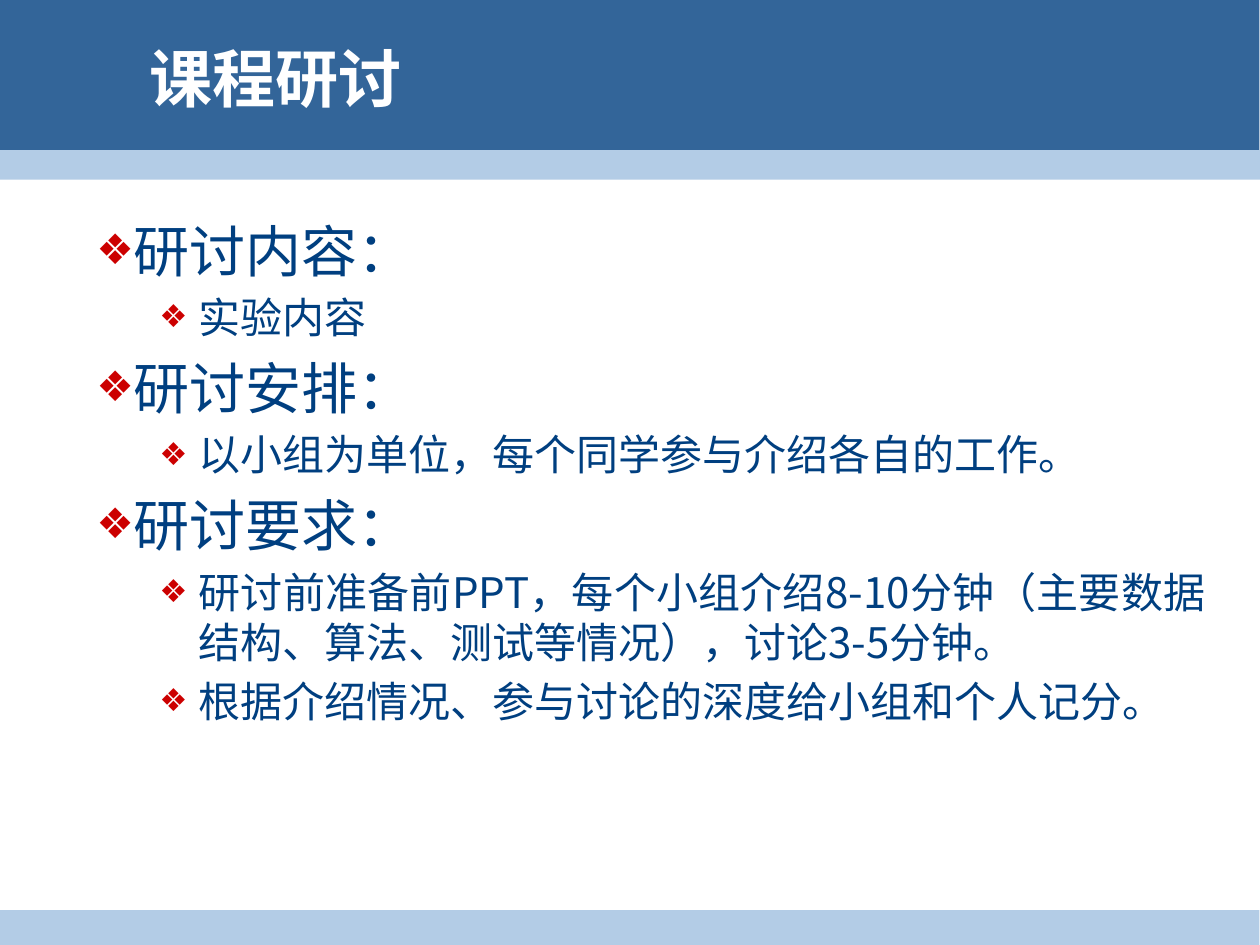
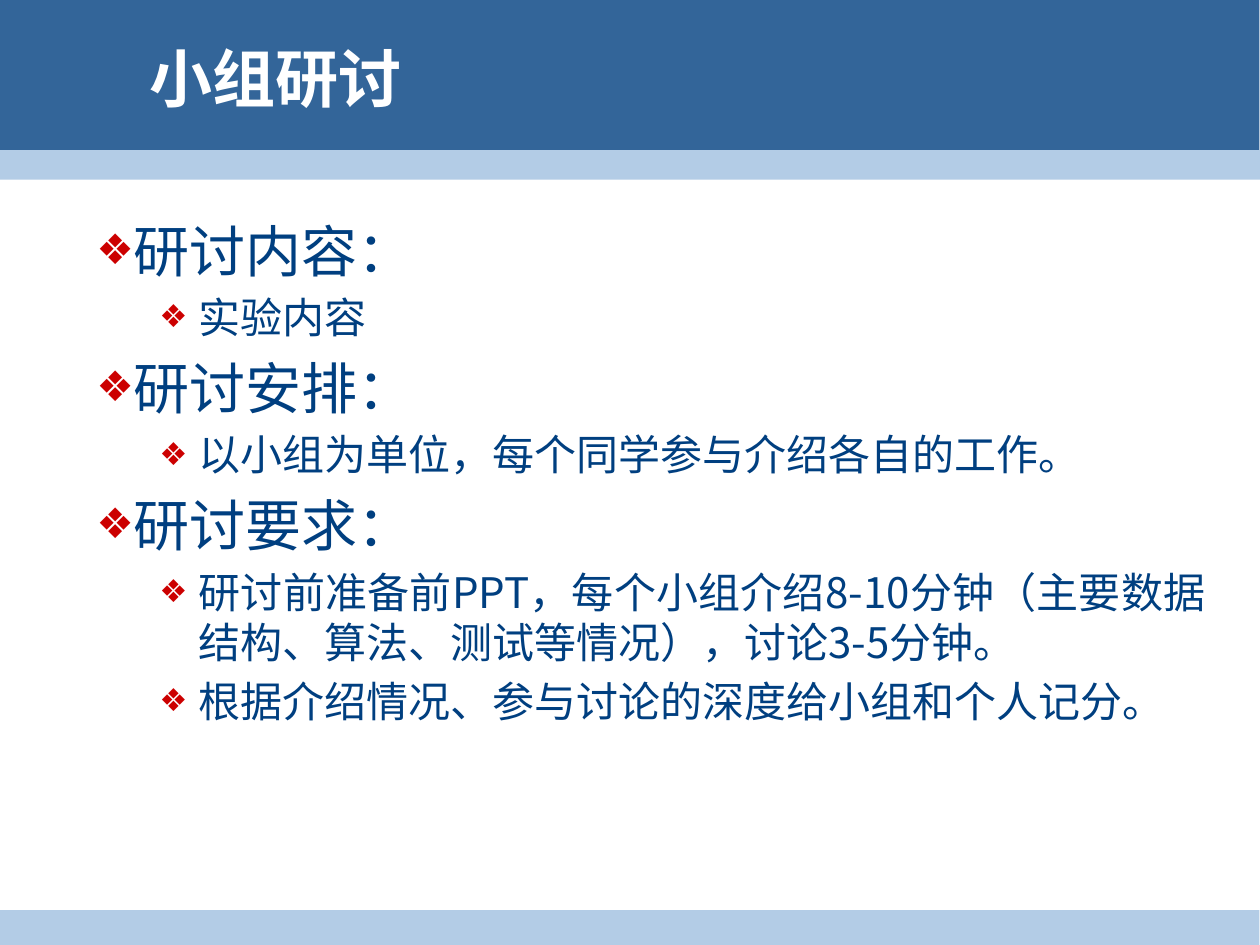
Before and after one commit to 2manifold/2manifold.github.io, a slide deck: slide 6 of lecture/0.pptx (slide 4 before the commit). Drawn at 1260x945 pixels with LibreOffice and Linux fonts; fonts in the diff are those of the drawing; background and template pictures are left out. Boxes give left, top, right and bottom in pixels: in the first picture for what was removed or moved away, otherwise in the second. Text is boxed around its words. In the diff, an @@ line names an element or a change of style, - is before the commit and + after.

```diff
--- a/lecture/0.pptx
+++ b/lecture/0.pptx
@@ title at (150, 48, 402, 108): text changed @@
-课程研讨
+小组研讨
```
Also in this commit, not shown: 4 other slides changed, 3 slides added, 3 slides removed, 2 other files.
